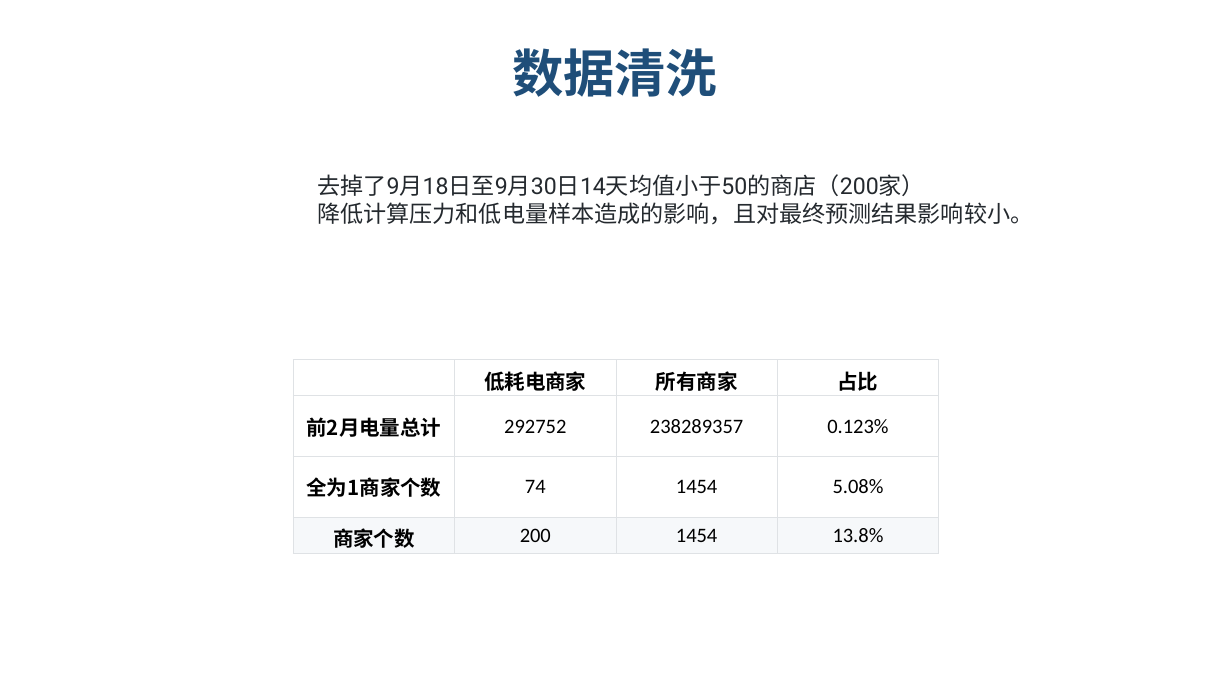
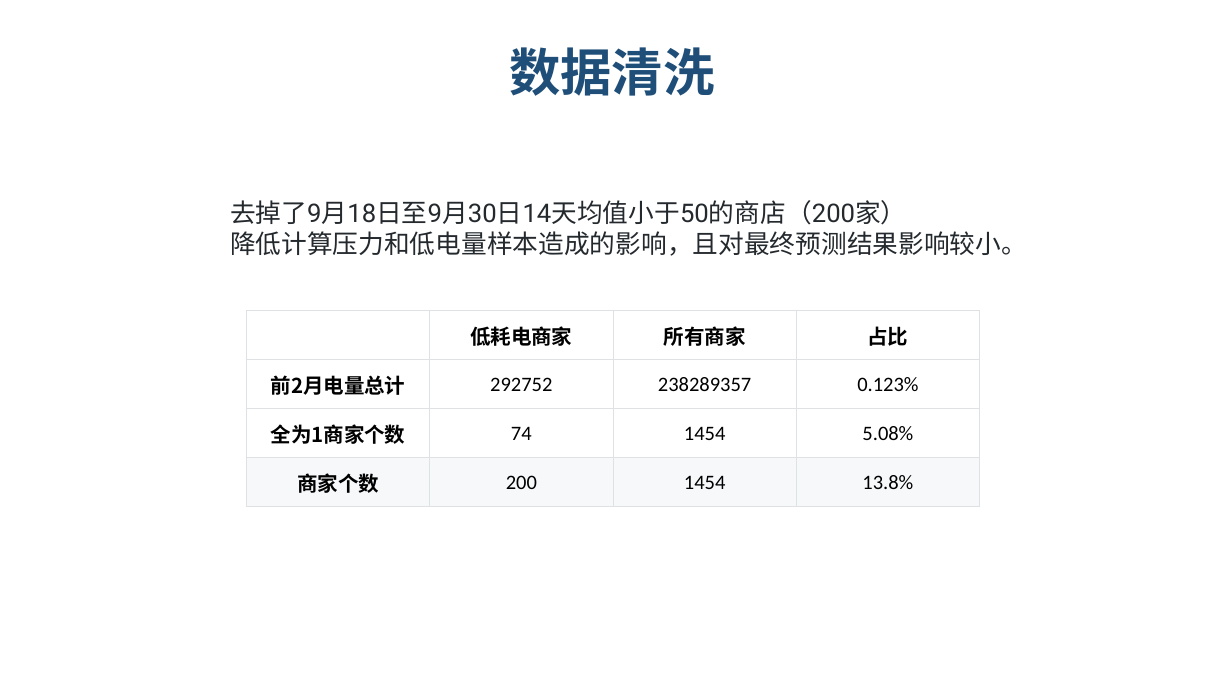
Before and after one commit to lvniqi/tianchi_power, a slide deck: slide 6 of presentation.pptx. Drawn at 1232x693 pixels with LibreOffice and Linux fonts; fonts in the diff are those of the drawing; background and template pictures are left out. Boxes give left, top, right and bottom in pixels: in the first picture for what was removed or moved away, otherwise in the second. Text is boxed around its words. In the diff, an @@ line names an element or a change of style, - is before the commit and + after.

```diff
--- a/presentation.pptx
+++ b/presentation.pptx
@@ text "去掉了9月18日至9月30日14天均值小于50的商店（200家）": place and size @@
-text "去掉了9月18日至9月30日14天均值小于50的商店（200家）" at <box>317,174,1033,225</box>
+text "去掉了9月18日至9月30日14天均值小于50的商店（200家）" at <box>230,200,1027,256</box>
@@ text "去掉了9月18日至9月30日14天均值小于50的商店（200家）" at <box>230,200,1027,256</box>: size 18 to 20 pt @@
@@ table: place and size @@
-table at <box>293,360,940,552</box>
+table at <box>247,311,979,506</box>
```
Also in this commit, not shown: 21 other slides changed.
